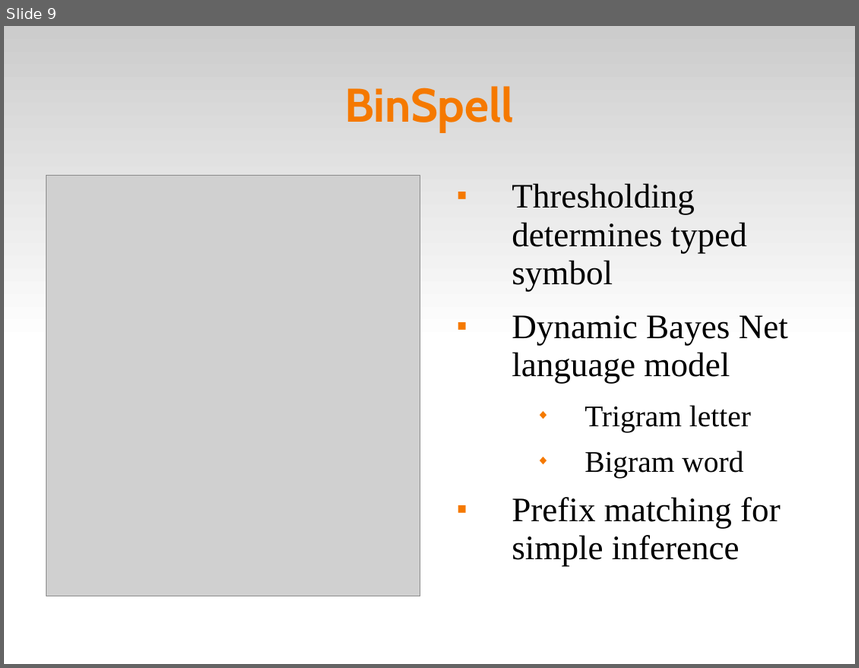
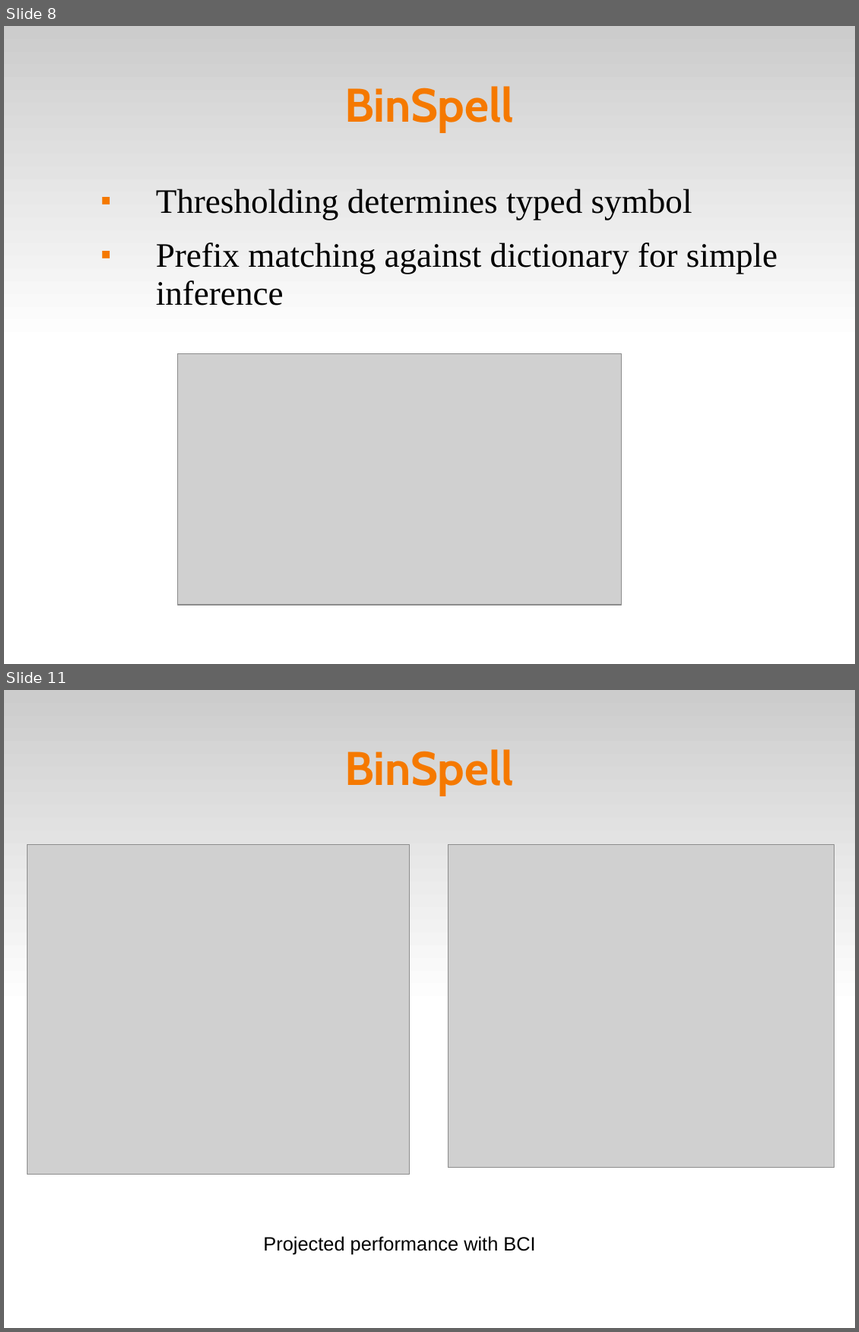
Before and after one commit to abdullah38rcc/BCI-Virtual-Keyboard, a slide deck: circlespell/docs/virtKey.ppt. Shown one above the other, each under a label of ours: slide 9 before the commit, slides 8 and 11 after it; the slides between them are not shown. The pictures are 859x668 and 859x1332 pixels, drawn with LibreOffice and Linux fonts; fonts in the diff are those of the drawing; grey boxes stand for pictures. Boxes give left, top, right and bottom in pixels: in the first picture for what was removed or moved away, otherwise in the second. Text is boxed around its words. In the diff, an @@ line names an element or a change of style, - is before the commit and + after.

```diff
--- a/circlespell/docs/virtKey.ppt
+++ b/circlespell/docs/virtKey.ppt
@@ slide 11 added at (x1=4, y1=690, x2=855, y2=1328), background #FFFFFF; not listed: 1 template element that a slide beside it also shows @@
@@ title added at (x1=344, y1=749, x2=514, y2=795), 44 pt, text #F57900, bold @@
+BinSpell
@@ picture added at (x1=27, y1=844, x2=410, y2=1174) @@
@@ picture added at (x1=448, y1=844, x2=835, y2=1168) @@
@@ text added at (x1=263, y1=1236, x2=535, y2=1255), 18 pt, text #000000 @@
+Projected performance with BCI
@@ what was slide 9 is now slide 8 @@
@@ slide 8 changed as well @@
@@ picture removed at (x1=47, y1=175, x2=420, y2=597) @@
@@ text "Thresholding determines typed symbol" moved from (x1=512, y1=183, x2=788, y2=567) to (x1=156, y1=189, x2=778, y2=306) @@
@@ text at (x1=156, y1=189, x2=693, y2=220): indent changed @@
@@ text at (x1=156, y1=243, x2=778, y2=306): text changed @@
-■ Dynamic Bayes Net language model
-  ◆ Trigram letter
-  ◆ Bigram word
-■ Prefix matching for simple inference
+■ Prefix matching against dictionary for simple inference
@@ picture added at (x1=178, y1=354, x2=622, y2=605) @@
```
Also in this commit, not shown: 8 other slides changed, 2 other slides added.
